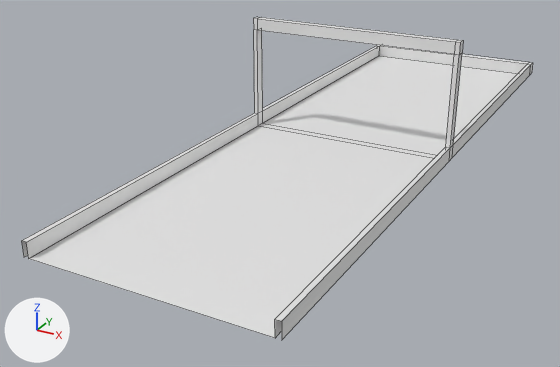
Renders of the Blender file Assets/Models/TrackSectionModels/Start.blend from each side of a commit.
Camera for both pictures: a 50 mm camera at (26.0, -90.4, 24.3) aimed at (-4.0, -35.9, -2.9). Lighting does not change. The marker at lower left points along +X, +Y and +Z. Mesh edges are drawn as thin lines.

The scene before the commit, as lines of its bpy script (objects in view):
```python
me_plane_001 = bpy.data.meshes.new('Plane.001')
me_plane_001.from_pydata(...)  # 54 vertices, 46 faces; spans x -9.4..9.4, y 1.0..61.0, z 0.0..10.0
# before: 10 (-9.4, 1.0, 0.0), 11 (9.4, 1.0, 0.0), 12 (-9.4, 61.0, 0.0), 13 (9.4, 61.0, 0.0), 16 (-9.4, 2.0, 0.0)
# before: 21 (9.4, 2.0, 0.0), 28 (9.4, 31.1, 0.0), 29 (9.4, 31.9, 0.0), 32 (-9.4, 31.9, 0.0), 33 (-9.4, 31.1, 0.0)
ob_track = bpy.data.objects.new('Track', me_plane_001)
ob_track.location = (0.0, 0.0, 0.0)
ob_track.rotation_euler = (0.0, 0.0, 3.142)  # degrees (0, 0, 180)
_m = ob_track.modifiers.new('Curve', 'CURVE')
_m.object = ob_curve
_m.deform_axis = 'POS_Y'
```
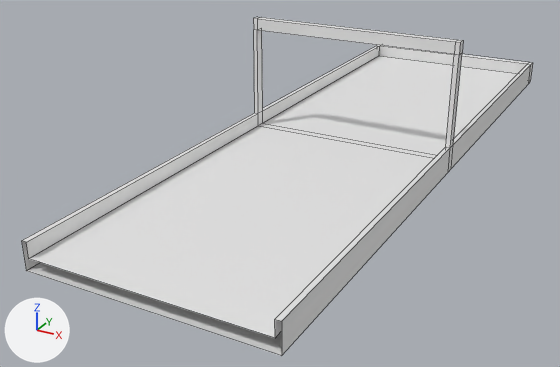
Pixel boxes [x1, y1, x2, y2] of what changed, in the pictures (560 x 367 px):
'Track', reshaped
    before: [22, 17, 533, 339]
    after: [22, 17, 533, 356]
part 1 of me_plane_001, built on
    before: [22, 63, 533, 339]
    after: [22, 63, 533, 356]

The change, as a list of edits to the scene's bpy script:
```text
Change me_plane_001:
    where me_plane_001.from_pydata(...)  # 54 vertices, 46 faces; spans x -9.4..9.4, y 1.0..61.0, z 0.0..10.0
    used by ob_track; location = (0.0, 0.0, 0.0); rotation_euler = (0.0, 0.0, 3.142), in degrees (0, 0, 180)
    verts and faces of me_plane_001; kept vertices keep their numbers, new ones are numbered from 54
    me_plane_001 part 1
    add for i in [*range(10, 14), 16, 21, 28, 29, 32, 33]: verts[i] += (0.0, 0.0, -1.0)
    add faces += [(10, 16, 33, 32, 12, 13, 29, 28, 21, 11)]
```
